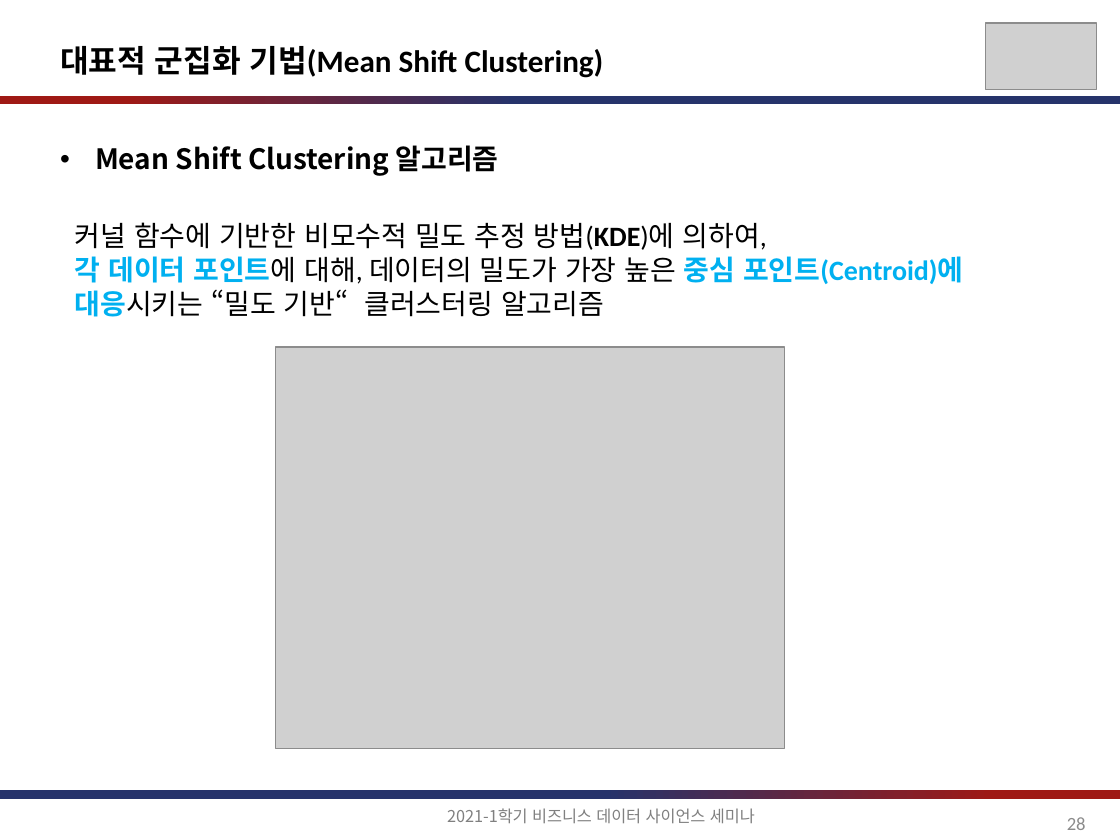
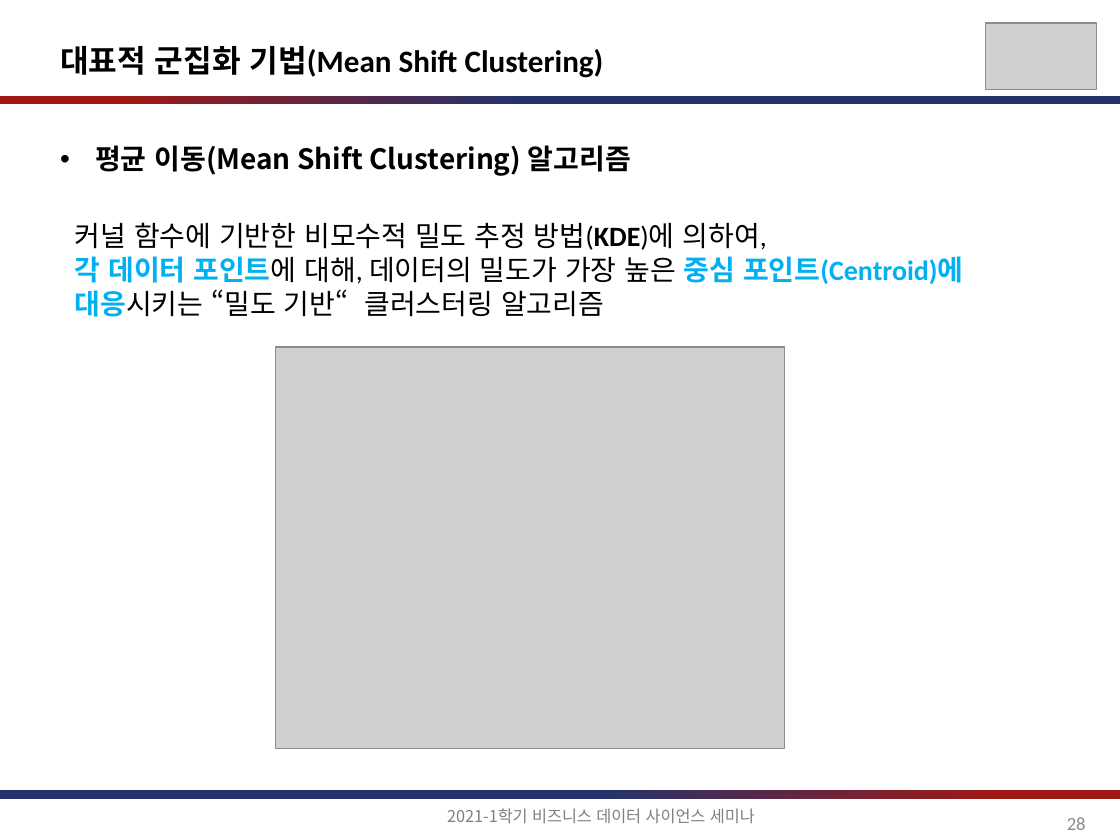
Before and after one commit to jihoahn9303/Seminar_For_Business_DS, a slide deck: slide 28 of document/비즈니스를_위한_데이터과학_6장.pptx. Drawn at 1120x840 pixels with LibreOffice and Linux fonts; fonts in the diff are those of the drawing; grey boxes stand for pictures. Boxes give left, top, right and bottom in pixels: in the first picture for what was removed or moved away, otherwise in the second. Text is boxed around its words. In the diff, an @@ line names an element or a change of style, - is before the commit and + after.

Commit message:
update clustering ppt file

```diff
--- a/document/비즈니스를_위한_데이터과학_6장.pptx
+++ b/document/비즈니스를_위한_데이터과학_6장.pptx
@@ text at [95,145,631,176]: text changed @@
-• Mean Shift Clustering 알고리즘
+• 평균 이동(Mean Shift Clustering) 알고리즘
```
Also in this commit, not shown: 14 other slides changed.
